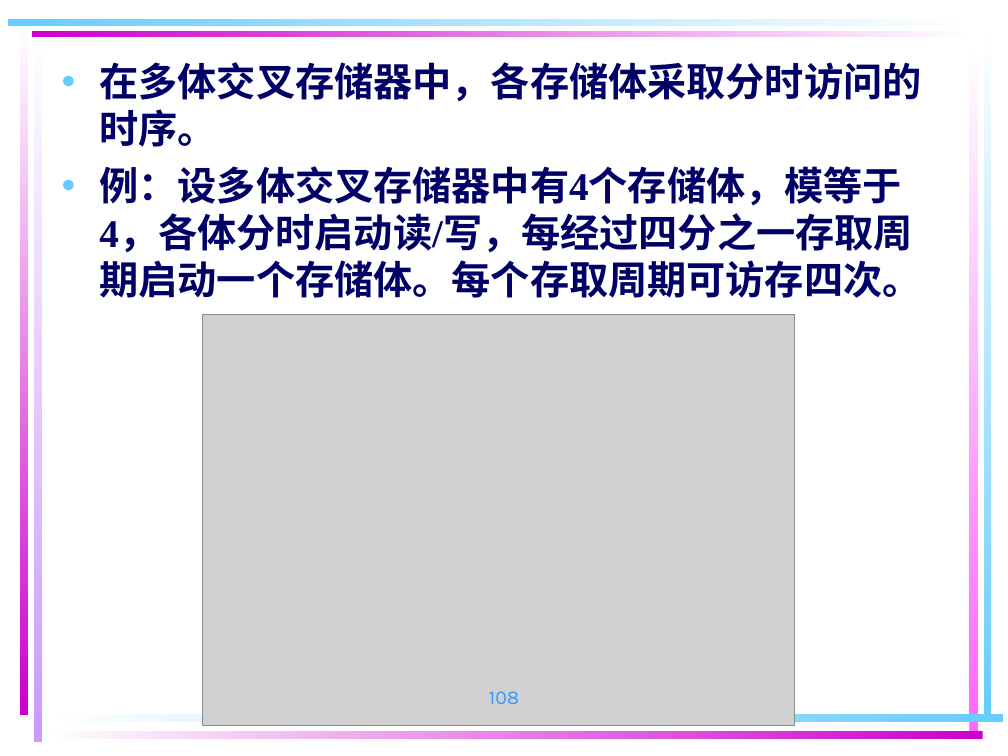
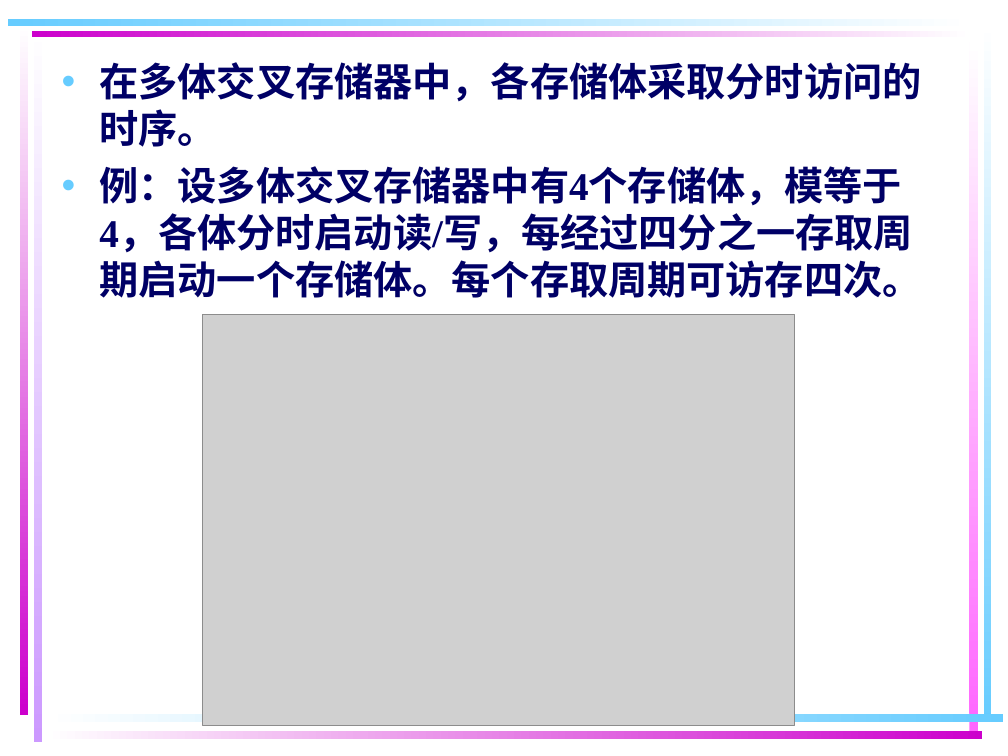
Before and after one commit to ZJWang9928/Own-Notes, a slide deck: slide 108 of 计算机组成原理课件/第 4 章 存储器系统(18版）new.ppt. Drawn at 1008x756 pixels with LibreOffice and Linux fonts; fonts in the diff are those of the drawing; grey boxes stand for pictures. Boxes give left, top, right and bottom in pixels: in the first picture for what was removed or moved away, otherwise in the second. Text is boxed around its words. In the diff, an @@ line names an element or a change of style, - is before the commit and + after.

```diff
--- a/计算机组成原理课件/第 4 章 存储器系统(18版）new.ppt
+++ b/计算机组成原理课件/第 4 章 存储器系统(18版）new.ppt
@@ page number removed at [489,691,519,704] @@
-108
```
Also in this commit, not shown: 129 other slides changed, 6 slides added, 6 slides removed, 1 other file.
